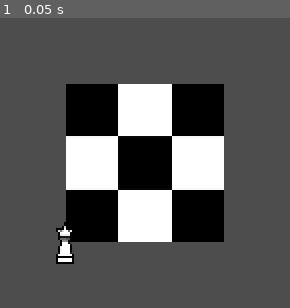
Above: before the commit, frame 1.
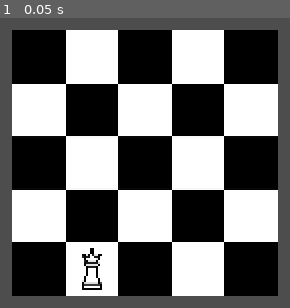
Above: after the commit, the same moment.

Repository: OcarinhaOfTime/boarderline
Game: Godot game, scene res://scenes/main.tscn
Two runs of this game, one before a commit and one after it. Both use one fixed random seed, a clock stepped at 60 frames per second and the inputs below. The engine's default icon, where the game draws it, is replaced by a stand-in: a white triangle on a blue panel in a dark square.
Inputs:
- Up to frame 1 (0.05 s): no input

The runs differ from the first frame. In frame 1, 54% of the frame differs, in the area x 4-96%, y 4-96%.

Commit message:
Updated board script to properly position pieces.

Diff:
--- a/scenes/main.tscn
+++ b/scenes/main.tscn
@@ -18,10 +18,11 @@
 material = SubResource("ShaderMaterial_nk1st")
 texture = ExtResource("2_s6pg1")
 script = ExtResource("3_cb5b1")
-size = 3
+size = 5
 
 [node name="player" type="Sprite2D" parent="."]
 position = Vector2(-32, -33)
 scale = Vector2(0.1, 0.1)
 texture = ExtResource("4_loyb1")
 script = ExtResource("5_gjqh4")
+x = 1
--- a/scripts/board.gd
+++ b/scripts/board.gd
@@ -19,7 +19,9 @@
 	p = p - p * .5
 	p.y *= -1
 	var s = sssize * size
+	var w = sssize
+
 	var o = Vector2(sssize, -sssize) * -.5 * size / 2
-	var io = Vector2(s, -s) / 4
+	var io = Vector2(w, -w) / 4
 
-	return p * s + o
+	return p * w + o + io
